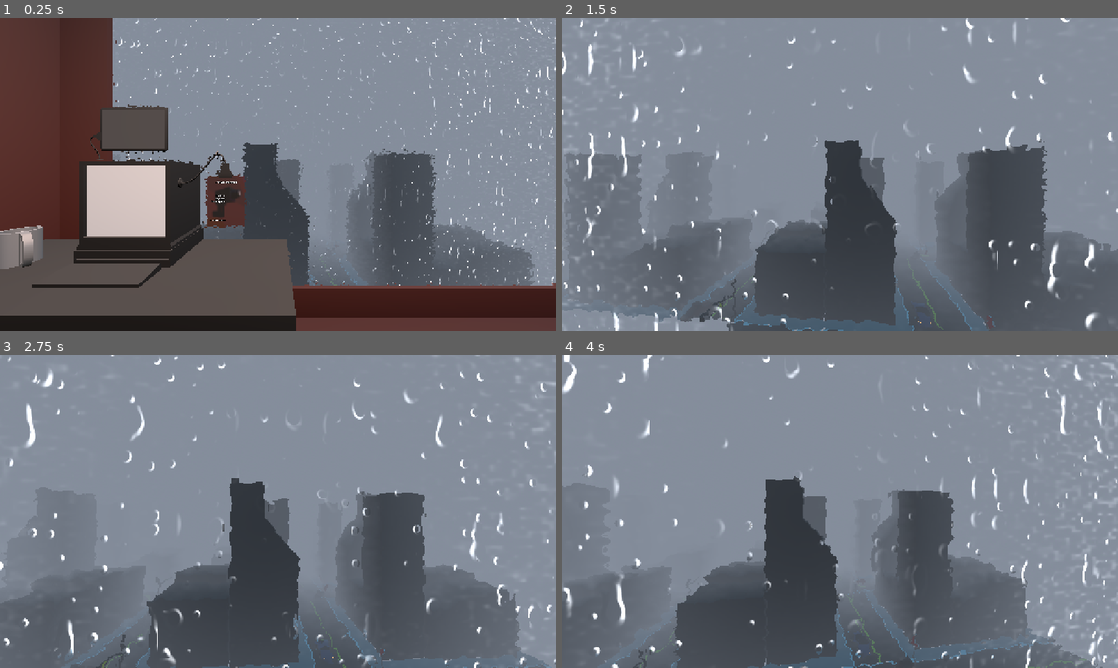
Above: before the commit, frames 1-4 (two rows, left to right).
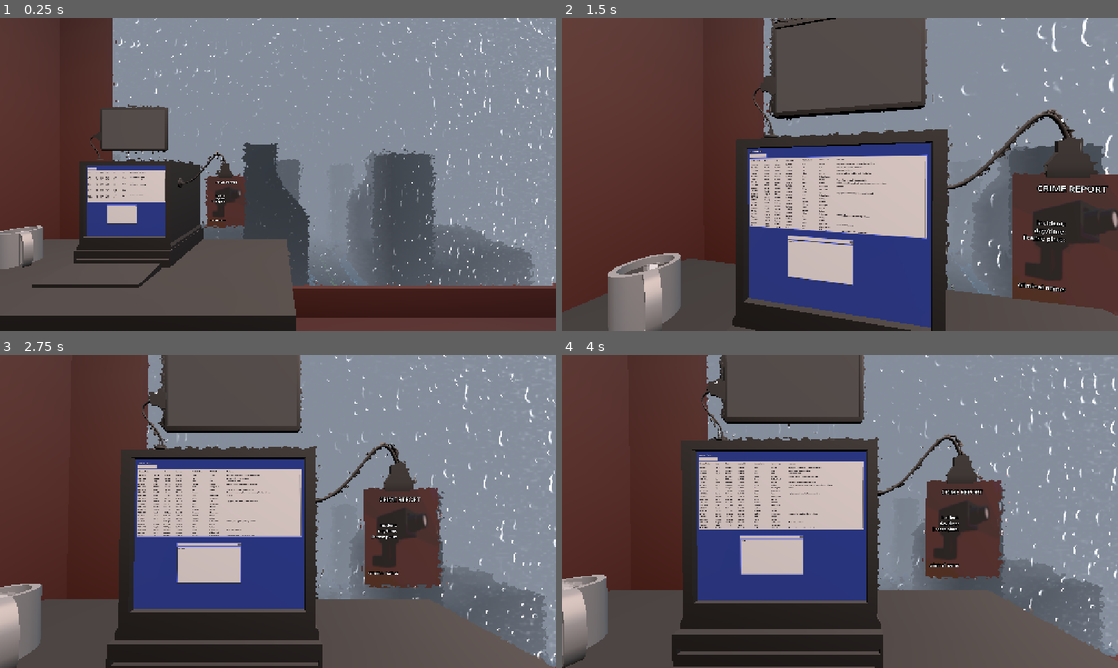
Above: after the commit, the same moments.

Repository: Ciph3rzer0/brackeys-2026.2-trust-no-one
Game: Godot game, scene res://scenes/city.tscn
Same seed, same stepped clock (60 frames per second), same inputs: the game is played once before the commit and once after it.
Inputs (mouse positions are in pixels of both pictures, inside the frame that each line leads up to):
- Up to frame 1 (0.25 s): no input
- Up to frame 2 (1.5 s): move the mouse to (867, 174) at 0.52 s; hold E (pc_interact, bound only after the commit) 0.53-1.28 s; hold W from 0.53 s (still down); click (867, 174) at 0.67 s; tap Space at 0.77 s; move the mouse to (812, 174) at 1.27 s; tap E (pc_interact, bound only after the commit) at 1.35 s
- Up to frame 3 (2.75 s): keep holding W; tap Space at 1.52 s; move the mouse to (289, 505) at 2.02 s; hold Ctrl from 2.03 s (still down); tap E (pc_interact, bound only after the commit) at 2.3 s
- Up to frame 4 (4 s): keep holding W; move the mouse to (834, 517) at 2.77 s; release Ctrl at 2.78 s; tap Shift at 2.85 s; click (834, 517) at 2.92 s; tap Space at 3.02, 3.77 s; tap E (pc_interact, bound only after the commit) at 3.05 s; move the mouse to (878, 514) at 3.52 s; hold E (pc_interact, bound only after the commit) from 3.53 s (still down)

The runs differ from the first frame. In frame 1, 1.6% of the frame differs, in the area x 15-30%, y 45-70%; in frame 2, 80%, in the area x 0-100%, y 0-100%; in frame 3, 64%; in frame 4, 69%.

Commit message:
feat: sit in chair

Diff:
--- a/project.godot
+++ b/project.godot
@@ -29,15 +29,30 @@
 window/stretch/mode="canvas_items"
 window/stretch/aspect="expand"
 
+[global_group]
+
+InteractiveMount="Objects the player can sit on"
+
 [gui]
 
 theme/custom="uid://brneh6lnfaibv"
 
 [input]
 
+ui_cancel={
+"deadzone": 0.5,
+"events": [Object(InputEventKey,"resource_local_to_scene":false,"resource_name":"","device":16,"window_id":0,"alt_pressed":false,"shift_pressed":false,"ctrl_pressed":false,"meta_pressed":false,"pressed":false,"keycode":4194305,"physical_keycode":0,"key_label":0,"unicode":0,"location":0,"echo":false,"script":null)
+, Object(InputEventKey,"resource_local_to_scene":false,"resource_name":"","device":-1,"window_id":0,"alt_pressed":false,"shift_pressed":false,"ctrl_pressed":false,"meta_pressed":false,"pressed":false,"keycode":0,"physical_keycode":4194306,"key_label":0,"unicode":0,"location":0,"echo":false,"script":null)
+]
+}
 ui_exit_game={
 "deadzone": 0.2,
 "events": [Object(InputEventKey,"resource_local_to_scene":false,"resource_name":"","device":16,"window_id":0,"alt_press …(195 unchanged characters)…
+]
+}
+pc_interact={
+"deadzone": 0.2,
+"events": [Object(InputEventKey,"resource_local_to_scene":false,"resource_name":"","device":-1,"window_id":0,"alt_pressed":false,"shift_pressed":false,"ctrl_pressed":false,"meta_pressed":false,"pressed":false,"keycode":0,"physical_keycode":69,"key_label":0,"unicode":101,"location":0,"echo":false,"script":null)
 ]
 }
 
--- a/scenes/city.tscn
+++ b/scenes/city.tscn
@@ -49,6 +49,10 @@
 shader_parameter/glass_thickness = 0.2
 shader_parameter/ior = 1.45
 
+[sub_resource type="CapsuleShape3D" id="CapsuleShape3D_uhg71"]
+radius = 1.4682617
+height = 2.9365234
+
 [sub_resource type="ViewportTexture" id="ViewportTexture_ruxf0"]
 viewport_path = NodePath("ComputerScreenRenders/ComputerMonitor")
 
@@ -106,14 +110,17 @@
 
 [node name="Office" parent="." unique_id=2119133953 instance=ExtResource("6_2jj31")]
 transform = Transform3D(1, 0, 0, 0, 1, 0, 0, 0, 1, -1.2601624, 35.22836, -55.920532)
+metadata/_edit_lock_ = true
 metadata/_edit_group_ = true
-metadata/_edit_lock_ = true
 
 [node name="MorningCoffee" parent="Office" index="0" unique_id=1402947618]
 volume_db = -25.0
 
 [node name="room" parent="Office" index="3" unique_id=359625459]
 transform = Transform3D(1.3984075, 0, 0, 0, 1.3984075, 0, 0, 0, 1.3984075, 1.1665301, 0.18830109, 0.4686966)
+
+[node name="chair" parent="Office/work area" parent_id_path=PackedInt32Array(2119133953, 2052434724) index="1" unique_id=114191316]
+transform = Transform3D(0.04772356, 0, -0.044130053, 0, 0.065, 0, 0.044130053, 0, 0.04772356, -0.36422777, -0.64325285, 3.533385)
 
 [node name="CrimeReport2" parent="Office/work area" parent_id_path=PackedInt32Array(2119133953, 2052434724) index="3" unique_id=617504038]
 transform = Transform3D(8.918091e-09, -0.20402214, -8.918091e-09, 1.7836182e-08, 8.918092e-09, -0.20402214, 0.20402214, 8.918089e-09, 1.7836182e-08, 0.622524, 1.4867287, 2.4853783)
@@ -407,11 +414,17 @@
 [node name="policeOfficer" parent="trucks" unique_id=2026070074 instance=ExtResource("12_hyhbb")]
 transform = Transform3D(0.31999412, 0, -0.27076468, 0, 0.41917747, 0, 0.27076468, 0, 0.31999412, 32.04847, 1.4036803, 37.339485)
 
+[node name="Chair Interaction" type="Area3D" parent="." unique_id=402669167 groups=["InteractiveMount"]]
+transform = Transform3D(0.99999994, 0, 0, 0, 1, 0, 0, 0, 0.99999994, 2.2714262, 35.188118, -54.854343)
+
+[node name="CollisionShape3D" type="CollisionShape3D" parent="Chair Interaction" unique_id=1974498237]
+transform = Transform3D(1.0000002, 0, -5.9604645e-08, 0, 1, 0, 5.9604645e-08, 0, 1.0000002, 0, 0.8417969, 0)
+shape = SubResource("CapsuleShape3D_uhg71")
+
 [node name="Screens" type="Node3D" parent="." unique_id=167141141]
 
 [node name="ComputerScreen" type="StaticBody3D" parent="Screens" unique_id=2105178651 node_paths=PackedStringArray("computer_viewport")]
 transform = Transform3D(-1, 0, -8.742278e-08, 0, 1, 0, 8.742278e-08, 0, -1, 2.555, 37.457, -53.86)
-visible = false
 script = ExtResource("3_obbxu")
 computer_viewport = NodePath("../../ComputerScreenRenders/ComputerMonitor")
 quad_mesh = ExtResource("15_agolw")
--- a/scripts/player.gd
+++ b/scripts/player.gd
@@ -15,8 +15,9 @@
 
 var distance = 0
 var footstep_distance = 2.1
+
 var is_mouse_free := false
-
+var _mounted_object: Area3D
 
 func _ready() -> void:
 	Input.set_mouse_mode(Input.MOUSE_MODE_CAPTURED)
@@ -38,6 +39,21 @@
 		cam.rotation_degrees.x -= event.relative.y / 10
 		cam.rotation_degrees.x = clamp(cam.rotation_degrees.x, -90, 90)
 
+func _unhandled_input(event: InputEvent) -> void:
+	if event.is_action_pressed("pc_interact"):
+		if _mounted_object:
+			_mounted_object = null
+		else:
+			try_mount()
+
+func try_mount():
+	var mounts = get_tree().get_nodes_in_group("InteractiveMount") as Array[Area3D]
+	for mount in mounts:
+		if mount.overlaps_body(self):
+			global_position = mount.global_position
+			global_rotation = mount.global_rotation
+			_mounted_object = mount
+
 var exit_button_held_timer := 0.0
 func _process(delta: float) -> void:
 	if Input.is_action_pressed("ui_exit_game"):
@@ -48,6 +64,9 @@
 		exit_button_held_timer = 0
 
 func _physics_process(delta: float) -> void:
+	# No player movement while mounted
+	if _mounted_object: return
+
 	if not is_on_floor():
 		velocity += get_gravity() * 2 * delta
 		landing_velocity = -velocity.y
